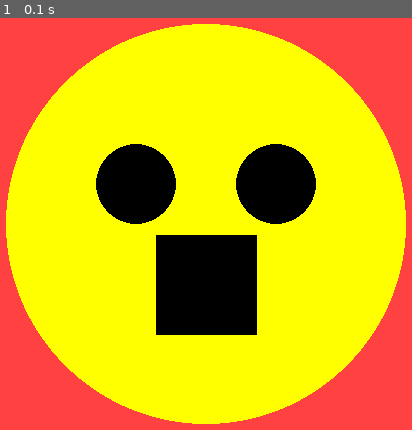
Above: before the commit, frame 1.
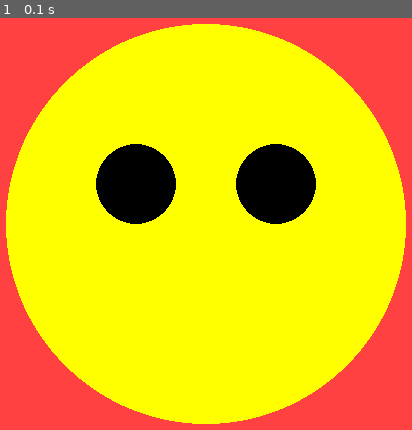
Above: after the commit, the same moment.

Repository: Rosebotics/catapult2019
Game: pygame game, started from learningPygame/Isabella/00-MovingSmile/04-Drawing.py
Two runs of this game, one before a commit and one after it. Both use one fixed random seed, a clock stepped at 60 frames per second and the inputs below.
Inputs:
- Up to frame 1 (0.1 s): no input

The runs differ from the first frame. In frame 1, 6.0% of the frame differs, in the area x 37-63%, y 52-77%.

Commit message:
Smiley Face

Diff:
--- a/learningPygame/Isabella/00-MovingSmile/04-Drawing.py
+++ b/learningPygame/Isabella/00-MovingSmile/04-Drawing.py
@@ -25,9 +25,12 @@
             sys.exit()
     screen.fill((255, 65, 65))
 
-    pygame.draw.circle(screen, (255, 255, 0), (320,240), 200)
+    pygame.draw.circle(screen, (255, 255, 0), (320, 240), 200)
     pygame.draw.circle(screen, (0, 0, 0), (250, 200), 40)
     pygame.draw.circle(screen, (0, 0, 0), (390, 200), 40)
-    pygame.draw.line(screen, (0, 0, 0), (270, 300), (370, 300), 100)
+    pygame.draw.rect(screen, (0, 0, 0), (270, 340, 100, -50), 30)
+    pygame.draw.line(screen, (255, 255, 0), (285, 305), (355, 305), 30)
+    pygame.draw.line(screen, (255, 255, 0), (270, 280), (370, 280), 20)
+
 
     pygame.display.update()
--- a/learningPygame/Isabella/00-MovingSmile/05-Animation.py
+++ b/learningPygame/Isabella/00-MovingSmile/05-Animation.py
@@ -1,3 +1,32 @@
 # TODO: Copy all of your   04-Drawing.py   program and put it below this comment.
 
 # TODO: In this module we'll make the nose move down until a certain y then reset to the top again.
+
+import pygame
+import sys
+
+pygame.init()
+screen = pygame.display.set_mode((640, 480))
+
+nose_y=250
+clock=pygame.time.Clock()
+while True:
+    clock.tick(60)
+    for event in pygame.event.get():
+        if event.type == pygame.QUIT:
+            sys.exit()
+    screen.fill((255, 80, 80))
+
+    pygame.draw.circle(screen, (255, 255, 0), (320, 240), 200)
+    pygame.draw.circle(screen, (0, 0, 0), (250, 200), 40)
+    pygame.draw.circle(screen, (0, 0, 0), (390, 200), 40)
+    pygame.draw.rect(screen, (0, 0, 0), (270, 340, 100, -50), 30)
+    pygame.draw.line(screen, (255, 255, 0), (250, 280), (390, 280), 49)
+    pygame.draw.circle(screen, (0, 0, 0), (320, nose_y), 20)
+
+    nose_y =nose_y + 1
+    if nose_y > 420:
+        nose_y = 250
+
+
+    pygame.display.update()
--- a/learningPygame/Isabella/00-MovingSmile/06-Interactions.py
+++ b/learningPygame/Isabella/00-MovingSmile/06-Interactions.py
@@ -8,3 +8,48 @@
 #   Make the face grow and shrink with the g and s buttons.
 #   Draw a proportionally incorrect stick figure body under the face using lines.
 #   Make everything drawn move down off the screen if a the mouse down event occurs.
+
+import pygame
+import sys
+
+pygame.init()
+screen = pygame.display.set_mode((640, 480))
+
+nose_y=250
+eye_ax=250
+eye_bx=390
+clock=pygame.time.Clock()
+while True:
+    clock.tick(60)
+    for event in pygame.event.get():
+        if event.type == pygame.QUIT:
+            sys.exit()
+
+        pressed_keys = pygame.key.get_pressed()
+        if pressed_keys[pygame.K_UP]:
+            nose_y=60
+        if pressed_keys[pygame.K_RIGHT]:
+            eye_ax=280
+        if pressed_keys[pygame.K_LEFT]:
+            eye_ax=220
+        if pressed_keys[pygame.K_RIGHT]:
+            eye_bx=420
+        if pressed_keys[pygame.K_LEFT]:
+            eye_bx = 360
+    screen.fill((255, 80, 80))
+
+    pygame.draw.circle(screen, (255, 255, 0), (320, 240), 200)
+    pygame.draw.circle(screen, (0, 0, 0), (250, 200), 40)
+    pygame.draw.circle(screen, (0, 0, 0), (390, 200), 40)
+    pygame.draw.circle(screen, (255, 255, 255), (eye_ax, 200), 10)
+    pygame.draw.circle(screen, (255, 255, 255), (eye_bx, 200), 10)
+    pygame.draw.rect(screen, (0, 0, 0), (270, 340, 100, -50), 30)
+    pygame.draw.line(screen, (255, 255, 0), (250, 280), (390, 280), 49)
+    pygame.draw.circle(screen, (0, 0, 0), (320, nose_y), 20)
+
+    nose_y =nose_y + 1
+    if nose_y > 420:
+        nose_y = 250
+
+
+    pygame.display.update()
Not shown, added: learningPygame/Isabella/Notes
